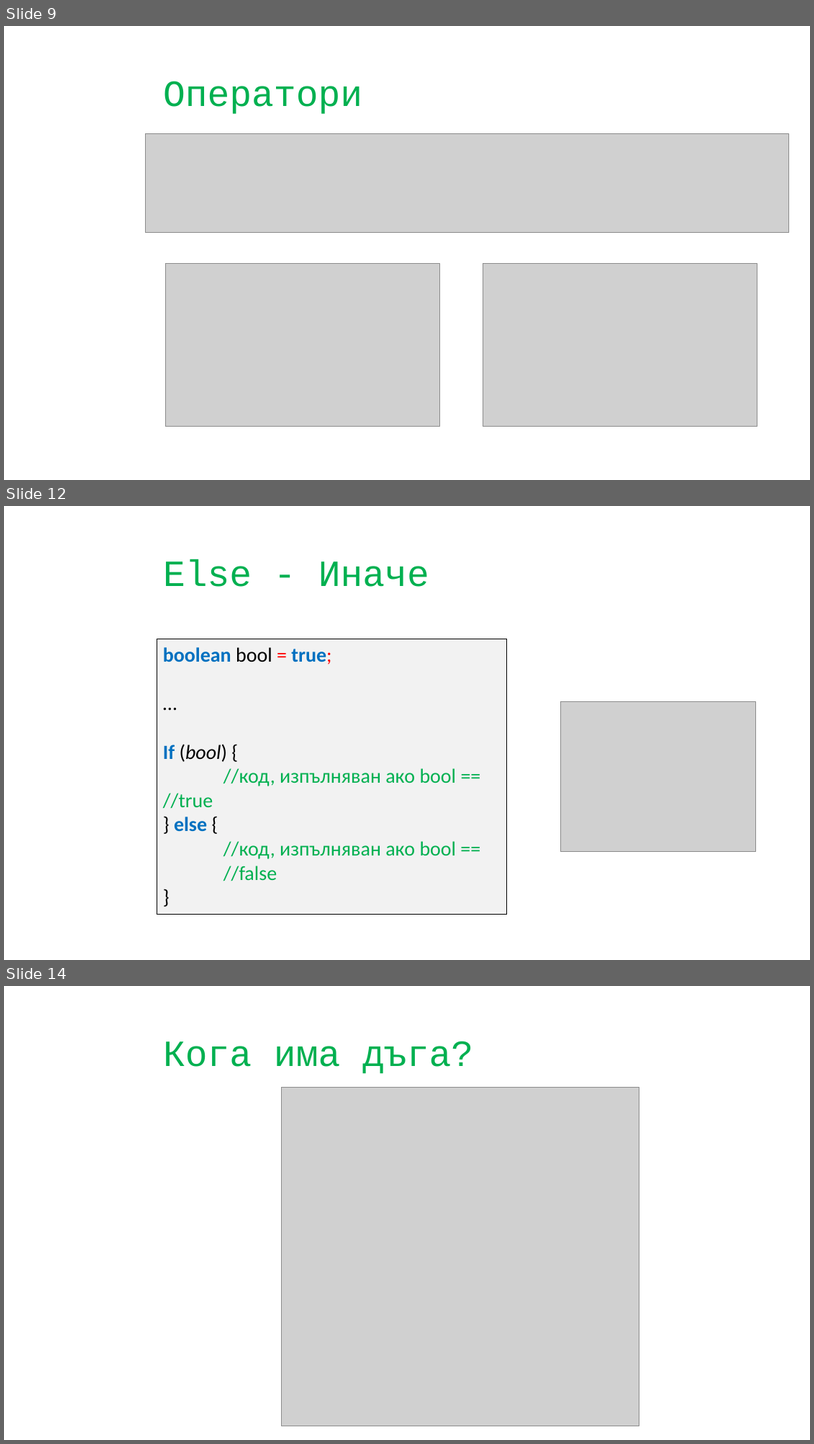
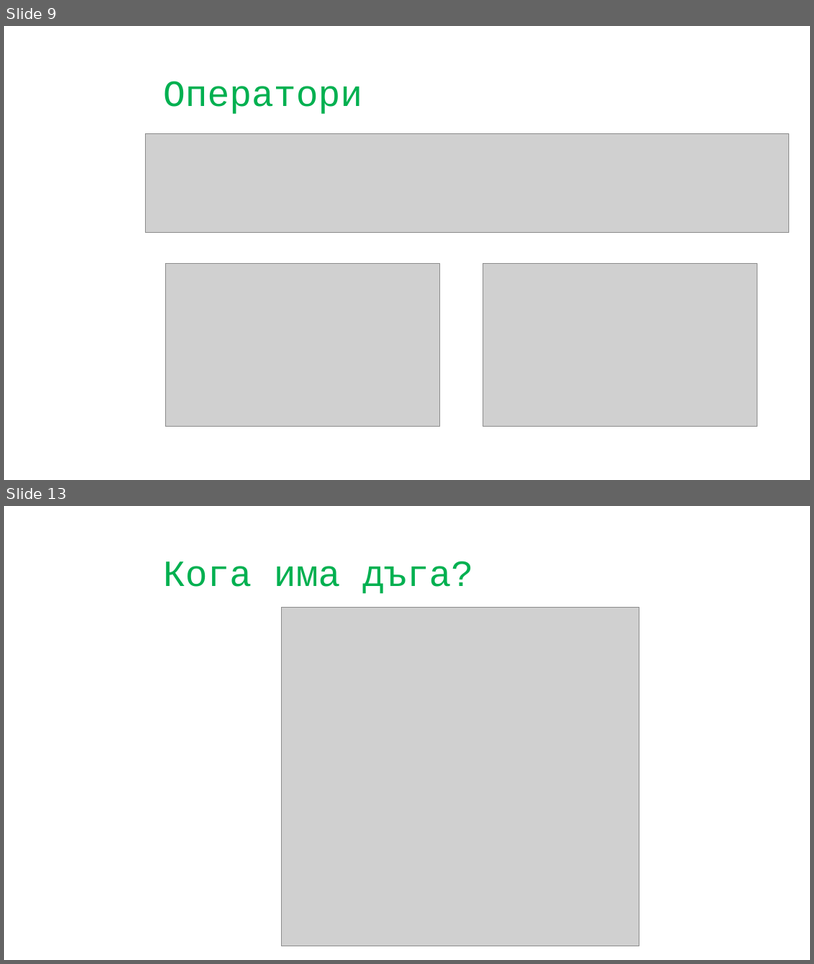
Before and after one commit to CoderDojoBulgaria/CoderDojo-2020-Autumn, a slide deck: Algo_Coding_Java/Presentations/Statements_and_Conditions.pptx. Shown one above the other, each under a label of ours: slides 9, 12 and 14 before the commit, slides 9 and 13 after it; the slides between them are not shown. The pictures are 814x1444 and 814x964 pixels, drawn with LibreOffice and Linux fonts; fonts in the diff are those of the drawing; grey boxes stand for pictures; background and template pictures are left out. Boxes give left, top, right and bottom in pixels: in the first picture for what was removed or moved away, otherwise in the second. Text is boxed around its words. In the diff, an @@ line names an element or a change of style, - is before the commit and + after.

```diff
--- a/Algo_Coding_Java/Presentations/Statements_and_Conditions.pptx
+++ b/Algo_Coding_Java/Presentations/Statements_and_Conditions.pptx
@@ slide 12 removed at (4,506,810,960), background picture (left out) @@
@@ title removed at (163,559,430,587) @@
-Else - Иначе
@@ rectangle removed at (157,639,507,914) @@
-boolean bool = true;
-…
-If (bool) {
-//код, изпълняван ако bool == //true
-} else {
-//код, изпълняван ако bool ==
-//false
-}
@@ picture removed at (561,701,756,852) @@
@@ what was slide 14 is now slide 13 @@
```
Also in this commit, not shown: 2 slides changed, 1 slide added.
